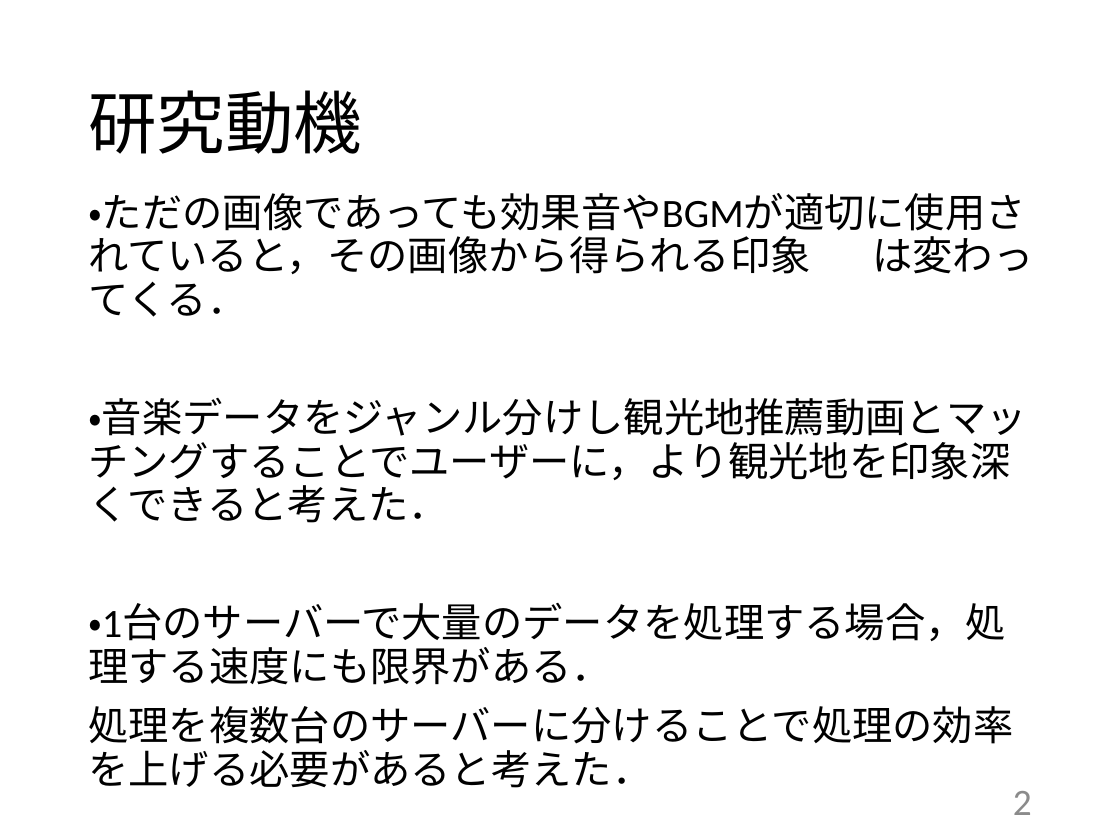
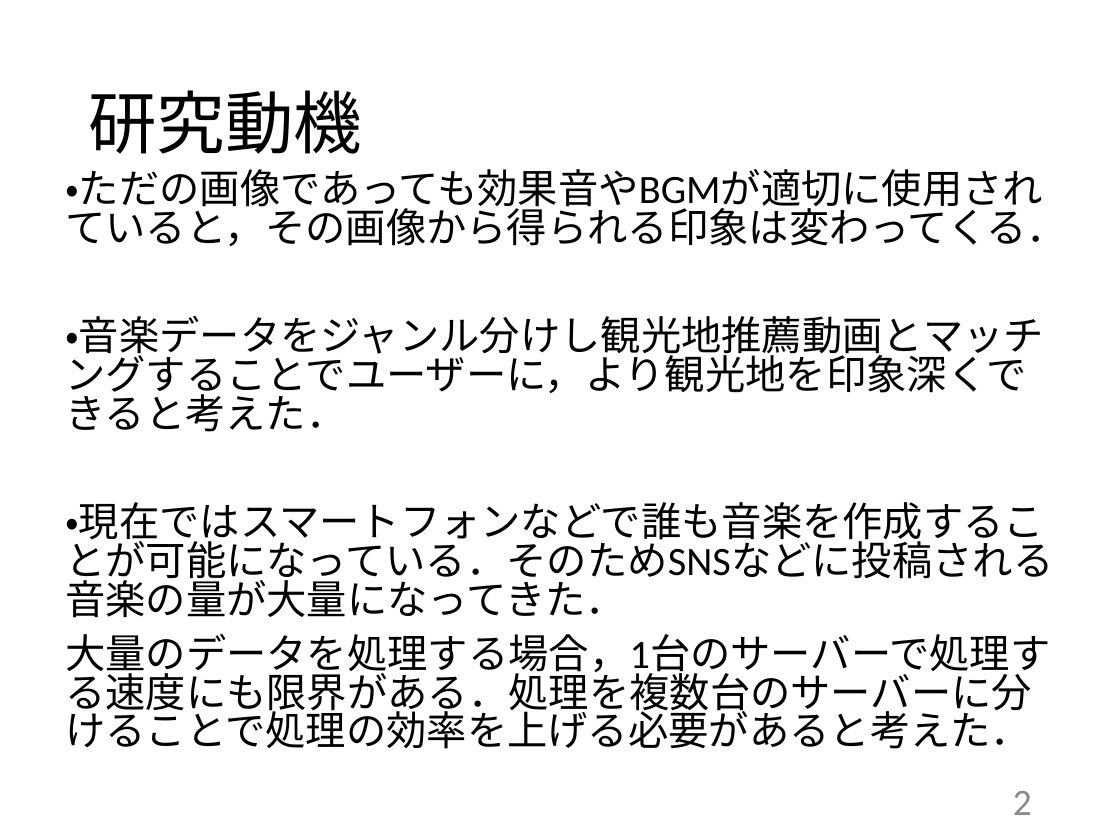
Before and after one commit to kait-takanolab/1821144-yoshii-thesis, a slide deck: slide 2 of 学部_中間発表_1821144.pptx. Drawn at 1120x840 pixels with LibreOffice and Linux fonts; fonts in the diff are those of the drawing. Boxes give left, top, right and bottom in pixels: in the first picture for what was removed or moved away, otherwise in the second. Text is boxed around its words. In the diff, an @@ line names an element or a change of style, - is before the commit and + after.

```diff
--- a/学部_中間発表_1821144.pptx
+++ b/学部_中間発表_1821144.pptx
@@ text "・ただの画像であっても効果音やBGMが適切に使用されていると，その画像から得られる印象は変わってくる．": place and size @@
-text "・ただの画像であっても効果音やBGMが適切に使用されていると，その画像から得られる印象は変わってくる．" at bbox=[88, 193, 1033, 751]
+text "・ただの画像であっても効果音やBGMが適切に使用されていると，その画像から得られる印象は変わってくる．" at bbox=[65, 169, 1067, 749]
@@ text at bbox=[65, 169, 1067, 246]: text changed @@
-・ただの画像であっても効果音やBGMが適切に使用されていると，その画像から得られる印象 は変わってくる．
+・ただの画像であっても効果音やBGMが適切に使用されていると，その画像から得られる印象は変わってくる．
@@ text at bbox=[65, 316, 1044, 432]: line spacing 0.9 to 0.8 @@
@@ text at bbox=[65, 502, 1053, 749]: text changed @@
-・1台のサーバーで大量のデータを処理する場合，処理する速度にも限界がある．
-処理を複数台のサーバーに分けることで処理の効率を上げる必要があると考えた．
+・現在ではスマートフォンなどで誰も音楽を作成することが可能になっている．そのためSNSなどに投稿される音楽の量が大量になってきた．
+大量のデータを処理する場合，1台のサーバーで処理する速度にも限界がある．処理を複数台のサーバーに分けることで処理の効率を上げる必要があると考えた．
```
